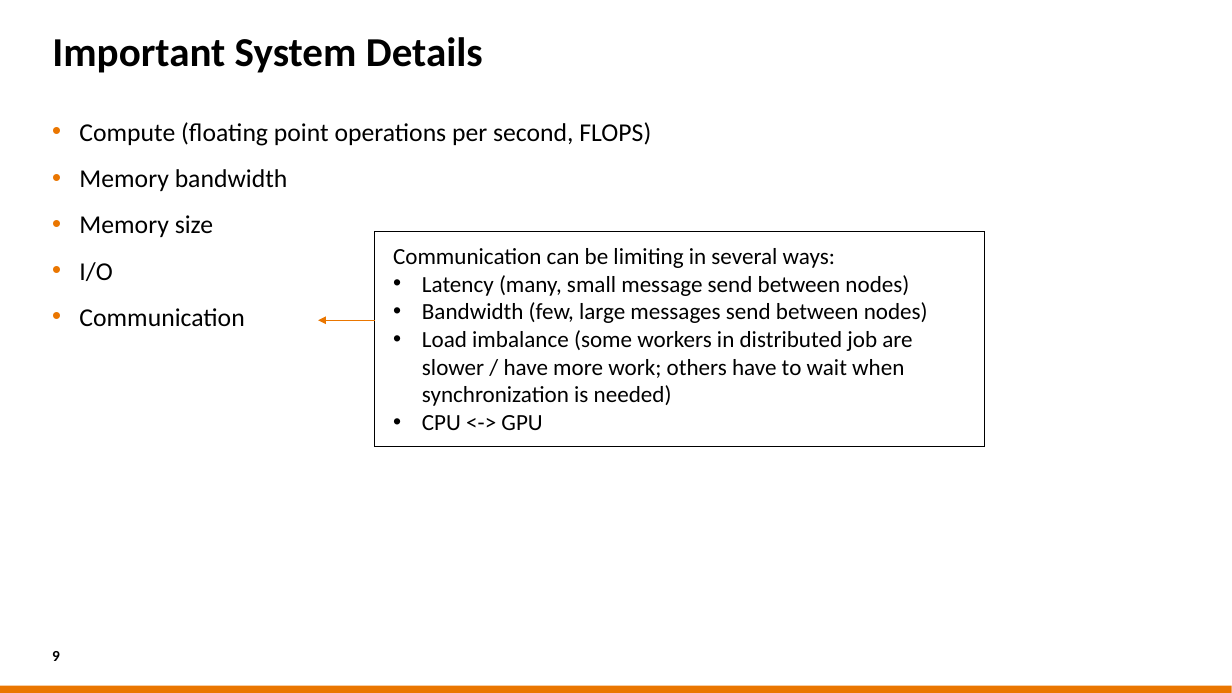
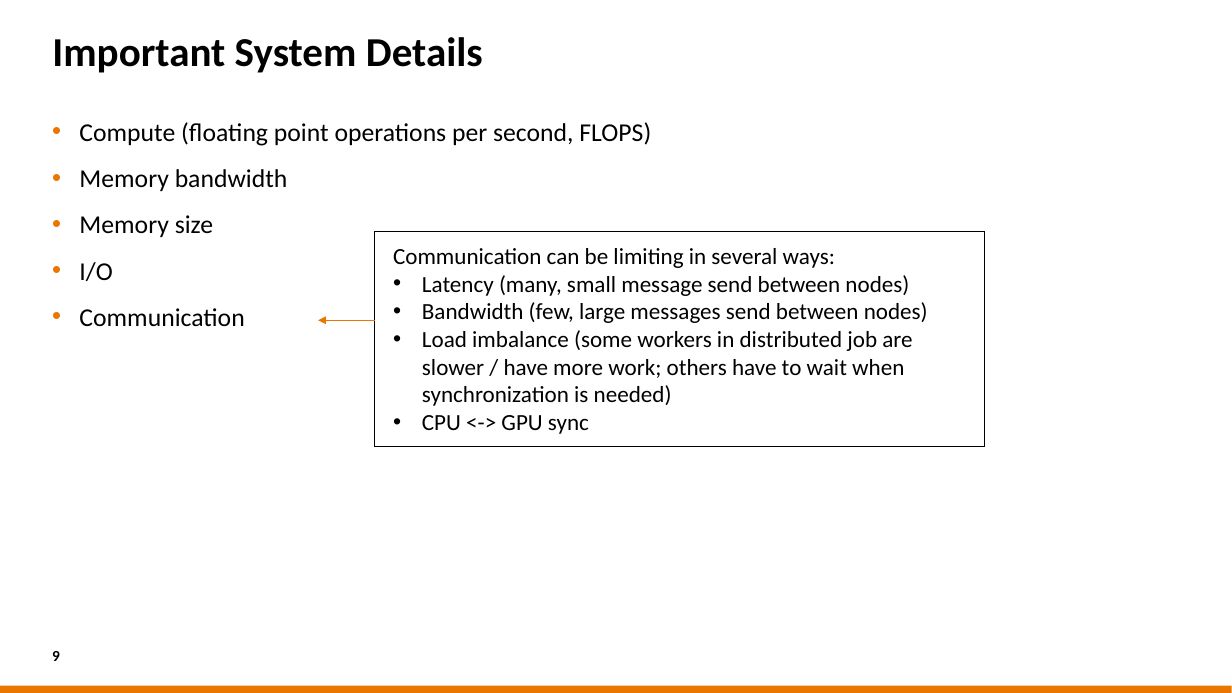
Before and after one commit to sara-nl/HPML-course-materials, a slide deck: slide 9 of Day2/slides/hw_and_software_features.pptx. Drawn at 1232x693 pixels with LibreOffice and Linux fonts; fonts in the diff are those of the drawing; background and template pictures are left out. Boxes give left, top, right and bottom in pixels: in the first picture for what was removed or moved away, otherwise in the second. Text is boxed around its words. In the diff, an @@ line names an element or a change of style, - is before the commit and + after.

```diff
--- a/Day2/slides/hw_and_software_features.pptx
+++ b/Day2/slides/hw_and_software_features.pptx
@@ text in rectangle at box(422, 415, 589, 434): text changed @@
-• CPU <-> GPU
+• CPU <-> GPU sync
```
Also in this commit, not shown: 15 other slides changed, 1 slide added, 1 other file.
